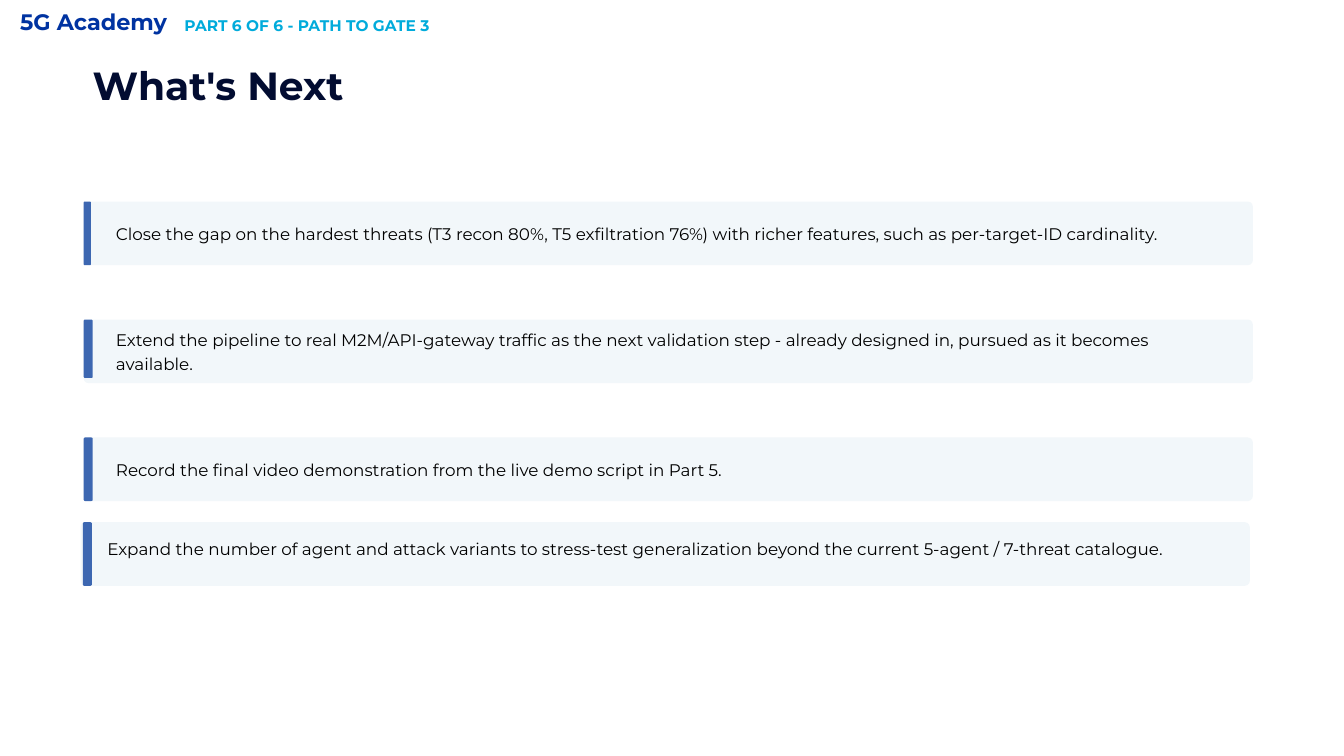
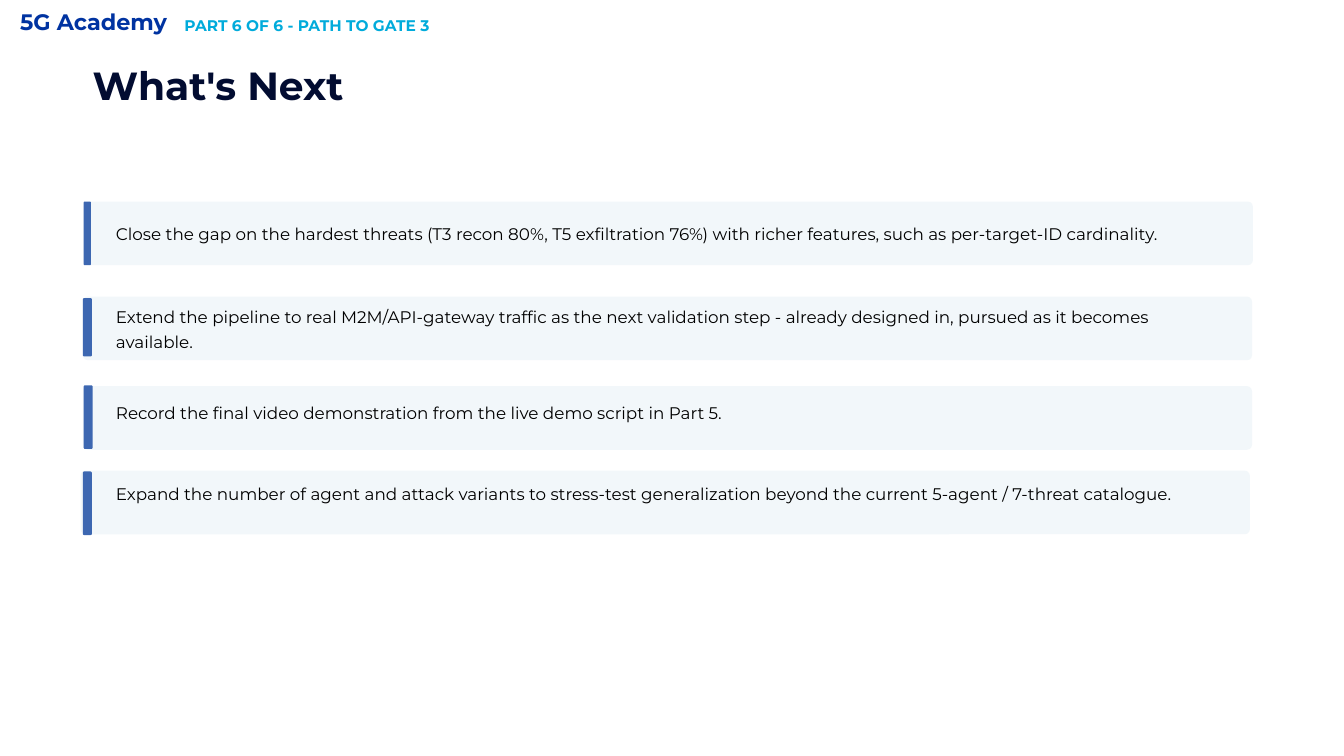
Before and after one commit to fauzan111/AEGIS, a slide deck: slide 15 of slides/GATE-2/AEGIS_Gate2_Official.pptx. Drawn at 1344x756 pixels with LibreOffice and Linux fonts; fonts in the diff are those of the drawing; background and template pictures are left out. Boxes give left, top, right and bottom in pixels: in the first picture for what was removed or moved away, otherwise in the second. Text is boxed around its words. In the diff, an @@ line names an element or a change of style, - is before the commit and + after.

```diff
--- a/slides/GATE-2/AEGIS_Gate2_Official.pptx
+++ b/slides/GATE-2/AEGIS_Gate2_Official.pptx
@@ rounded rectangle: place and size @@
-rounded rectangle at [84, 320, 93, 378]
+rounded rectangle at [83, 298, 92, 357]
@@ rounded rectangle: place and size @@
-rounded rectangle at [84, 320, 1253, 383]
+rounded rectangle at [83, 296, 1252, 360]
@@ text "Extend the pipeline to real ...": place and size @@
-text "Extend the pipeline to real ..." at [116, 332, 1148, 370]
+text "Extend the pipeline to real ..." at [116, 309, 1148, 348]
@@ 3 rounded rectangles: place and size @@
-3 rounded rectangles at [81, 438, 1253, 586]
+3 rounded rectangles at [81, 386, 1252, 535]
@@ rounded rectangle: place and size @@
-rounded rectangle at [84, 438, 93, 501]
+rounded rectangle at [84, 385, 93, 449]
@@ text "Record the final video demonstration ...": place and size @@
-text "Record the final video demonstration ..." at [116, 463, 722, 479]
+text "Record the final video demonstration ..." at [116, 406, 722, 422]
@@ text "Expand the number of agent ...": place and size @@
-text "Expand the number of agent ..." at [107, 542, 1163, 559]
+text "Expand the number of agent ..." at [116, 487, 1172, 504]
```
Also in this commit, not shown: 2 other slides changed, 1 other file.
